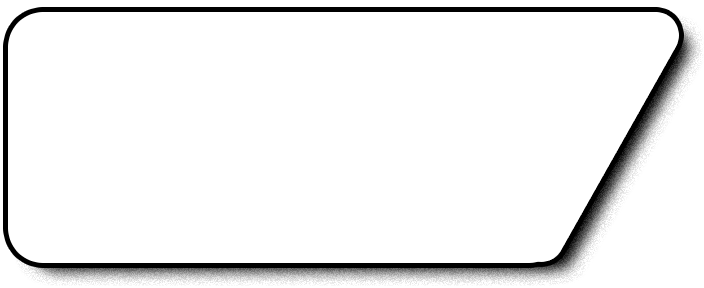
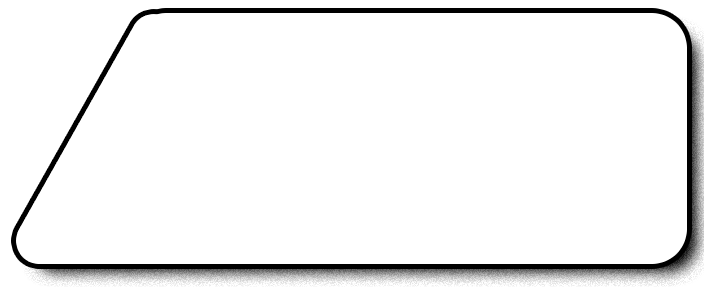
Comparing the layer stacks of the two 704x288 images. Changes:
removed group "グループ 1" (2 layers) over [13, 17, 674, 258]
removed layer "長方形 1" from group "グループ 1" over [13, 17, 559, 258]
removed layer "三角形 2" from group "グループ 1" over [555, 17, 674, 257]
added layer "右下" above "左下" over [21, 18, 682, 259]
